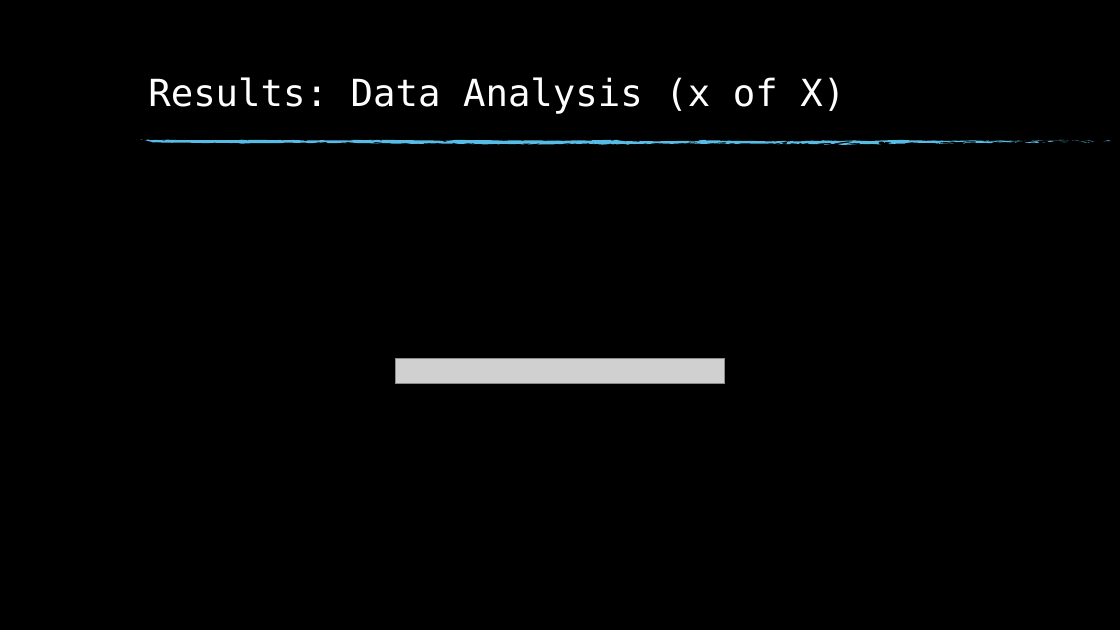
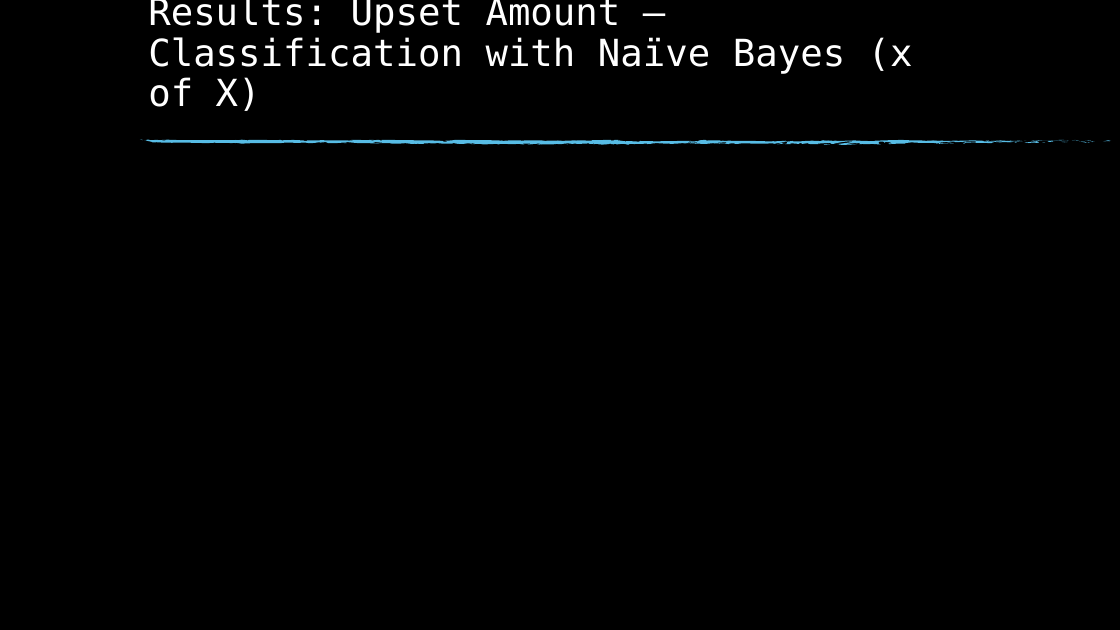
Before and after one commit to msnyde8/Graduate_Project-Upset_Potential, a slide deck: slide 24 of Upset Potential in the NFL.pptx (slide 13 before the commit). Drawn at 1120x630 pixels with LibreOffice and Linux fonts; fonts in the diff are those of the drawing; grey boxes stand for pictures; background and template pictures are left out. Boxes give left, top, right and bottom in pixels: in the first picture for what was removed or moved away, otherwise in the second. Text is boxed around its words. In the diff, an @@ line names an element or a change of style, - is before the commit and + after.

Commit message:
Naive Bayes and updates to slides

```diff
--- a/Upset Potential in the NFL.pptx
+++ b/Upset Potential in the NFL.pptx
@@ title at box(148, 0, 913, 111): text changed @@
-Results: Data Analysis (x of X)
+Results: Upset Amount – Classification with Naïve Bayes (x of X)
@@ picture removed at box(395, 358, 724, 384) @@
```
Also in this commit, not shown: 16 other slides changed, 2 other files.
